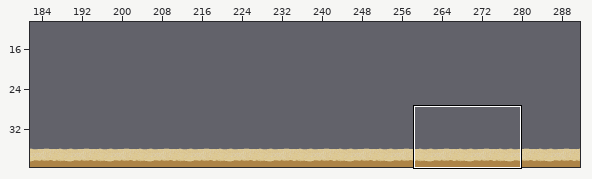
Two versions of a level (Tiled map (JSON), public/maps/map.json). Above: a wide view before the commit, with the close-up outlined.
Close-up. Before the commit:
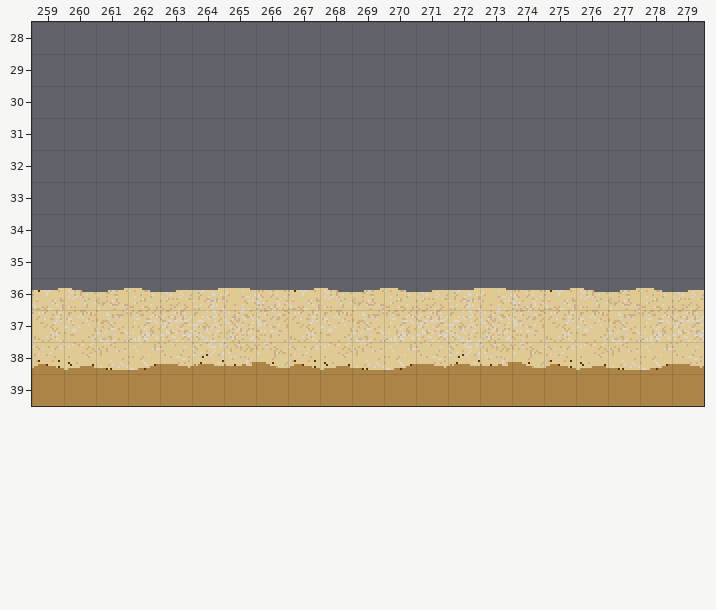
Cells are 16x16 px. Shown: x 259..279, y 28..39. The commit also changed other parts of the map, which this record leaves out. The old version is drawn lined up with the new one.
The result:
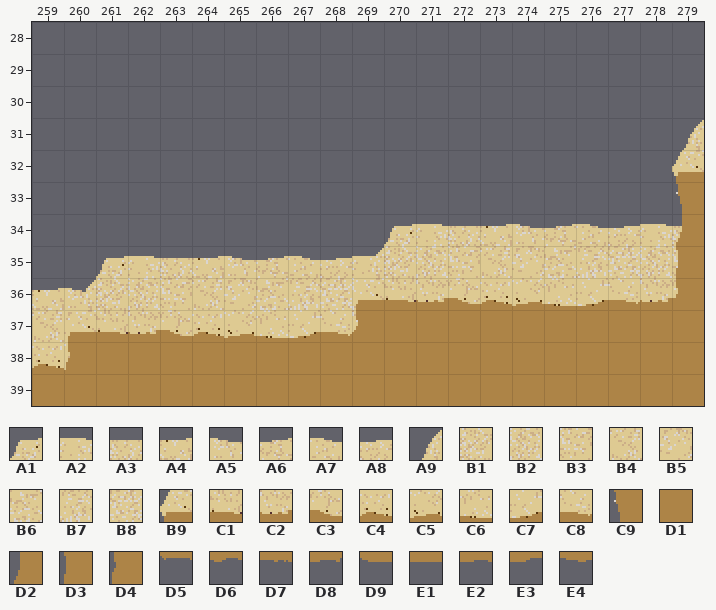
Key: from "tileset2": A1 1, A2 2, A3 3, A4 4, A5 5, A6 6, A7 7, A8 8, A9 13, B1 14, B2 15, B3 16, B4 17, B5 18, B6 19, B7 20, B8 21, B9 26, C1 27, C2 28, C3 29, C4 30, C5 31, C6 32, C7 33, C8 34, C9 39, D1 41, D2 52, D3 65, D4 78, D5 91, D6 92, D7 93, D8 94, D9 95, E1 96, E2 97, E3 98, E4 99.
__ is an empty cell, .. an unchanged one.
The edit:
map size 300x30 -> 500x40 cells (old content now starts at 0,10; both pictures use the new coordinates)
--- layer "ground1"
@@ x 260..279 @@
-35 .. __ __ __ __ __ __ __ __ __ .. .. .. .. .. .. .. .. .. ..
-36 __ __ __ __ __ __ __ __ __ __ .. .. .. .. .. .. .. .. .. ..
-37 __ __ __ __ __ __ __ __ __ __ .. .. .. .. .. .. .. .. .. ..
-38 __ __ __ __ __ __ __ __ __ __ __ __ __ __ __ __ __ __ __ __
+35 .. A1 A2 A3 A4 A5 A6 A7 A8 A2 .. .. .. .. .. .. .. .. .. ..
+36 A9 B1 B2 B3 B4 B5 B6 B7 B8 B2 .. .. .. .. .. .. .. .. .. ..
+37 B9 C1 C2 C3 C4 C5 C6 C7 C8 C2 .. .. .. .. .. .. .. .. .. ..
+38 D4 D1 D1 D1 D1 D1 D1 D1 D1 D1 D1 D1 D1 D1 D1 D1 D1 D1 D1 D1
--- layer "ground2"
@@ x 269..279 @@
-34 .. __ __ __ __ __ __ __ __ __ __
-35 __ __ __ __ __ __ __ __ __ __ __
-36 __ __ __ __ __ __ __ __ __ __ __
-37 __ __ __ __ __ __ __ __ __ __ __
-38 __ __ __ __ __ __ __ __ __ __ __
+34 .. A1 A2 A3 A4 A5 A6 A7 A8 A2 A3
+35 A9 B1 B2 B3 B4 B5 B6 B7 B8 B2 B3
+36 B9 C1 C2 C3 C4 C5 C6 C7 C8 C2 C3
+37 D4 D1 D1 D1 D1 D1 D1 D1 D1 D1 D1
+38 D5 D6 D7 D8 D9 E1 E2 E3 E4 D7 D8
--- layer "ground3"
@@ x 279..279 @@
-31 __
-32 __
-33 __
-34 __
-35 __
-36 __
-37 __
+31 A9
+32 B9
+33 C9
+34 D2
+35 D3
+36 D4
+37 D5
Changed places in both close-ups, as pixel boxes (x1, y1, x2, y2):
added: (64, 120, 704, 370)
